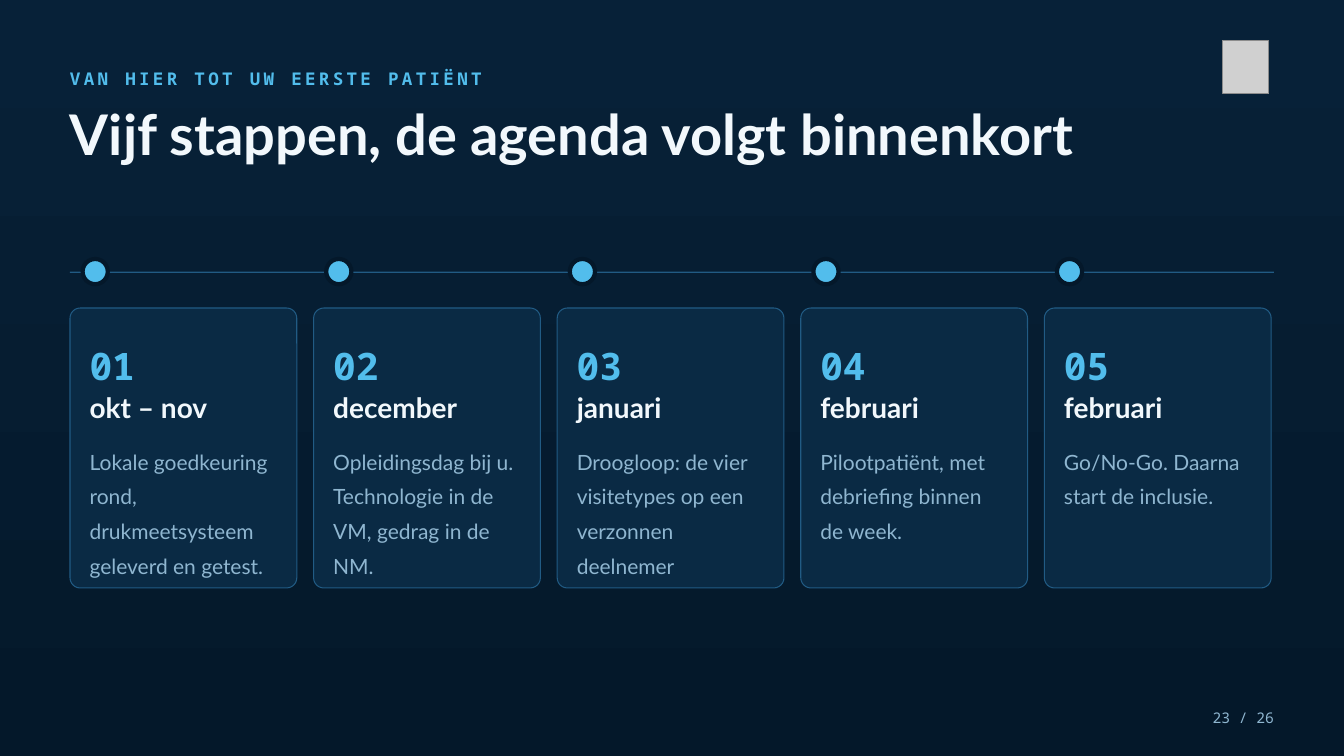
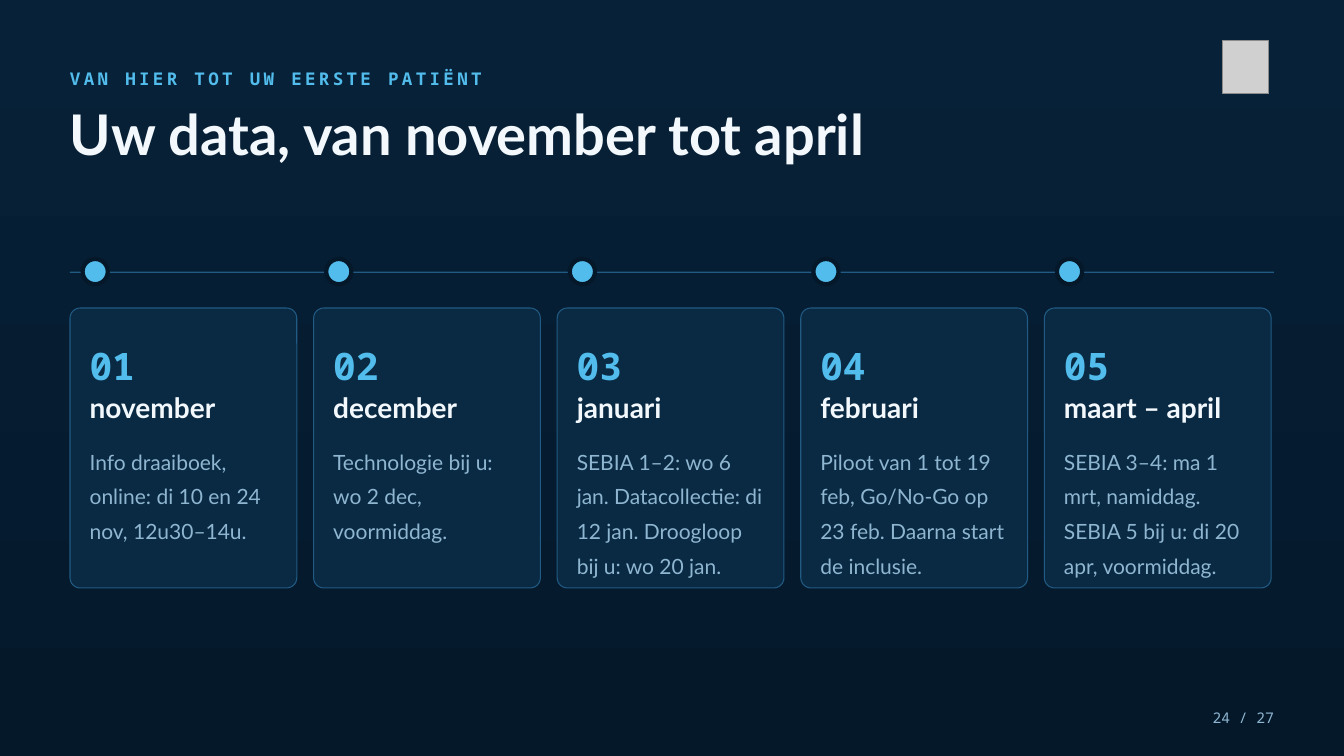
Before and after one commit to Dellfs/paradise-project, a slide deck: slide 24 of PARADISE_presentatie/PARADISE_az_groeninge.pptx (slide 23 before the commit). Drawn at 1344x756 pixels with LibreOffice and Linux fonts; fonts in the diff are those of the drawing; grey boxes stand for pictures. Boxes give left, top, right and bottom in pixels: in the first picture for what was removed or moved away, otherwise in the second. Text is boxed around its words. In the diff, an @@ line names an element or a change of style, - is before the commit and + after.

```diff
--- a/PARADISE_presentatie/PARADISE_az_groeninge.pptx
+++ b/PARADISE_presentatie/PARADISE_az_groeninge.pptx
@@ text at (70, 113, 864, 165): text changed @@
-Vijf stappen, de agenda volgt binnenkort
+Uw data, van november tot april
@@ text at (90, 397, 216, 419): text changed @@
-okt – nov
+november
@@ text at (1064, 397, 1222, 423): text changed @@
-februari
+maart – april
@@ text at (90, 454, 261, 542): text changed @@
-Lokale goedkeuring rond, drukmeetsysteem geleverd en getest.
+Info draaiboek, online: di 10 en 24 nov, 12u30–14u.
@@ text at (333, 454, 493, 543): text changed @@
-Opleidingsdag bij u. Technologie in de VM, gedrag in de NM.
+Technologie bij u: wo 2 dec, voormiddag.
@@ text at (577, 455, 762, 578): text changed @@
-Droogloop: de vier visitetypes op een verzonnen deelnemer
+SEBIA 1–2: wo 6 jan. Datacollectie: di 12 jan. Droogloop bij u: wo 20 jan.
@@ text at (820, 454, 1004, 574): text changed @@
-Pilootpatiënt, met debriefing binnen de week.
+Piloot van 1 tot 19 feb, Go/No-Go op 23 feb. Daarna start de inclusie.
@@ text at (1064, 455, 1239, 578): text changed @@
-Go/No-Go. Daarna start de inclusie.
+SEBIA 3–4: ma 1 mrt, namiddag. SEBIA 5 bij u: di 20 apr, voormiddag.
@@ text at (1213, 712, 1274, 723): text changed @@
-23 / 26
+24 / 27
```
Also in this commit, not shown: 21 other slides changed, 2 slides added, 1 slide removed, 1 other file.
